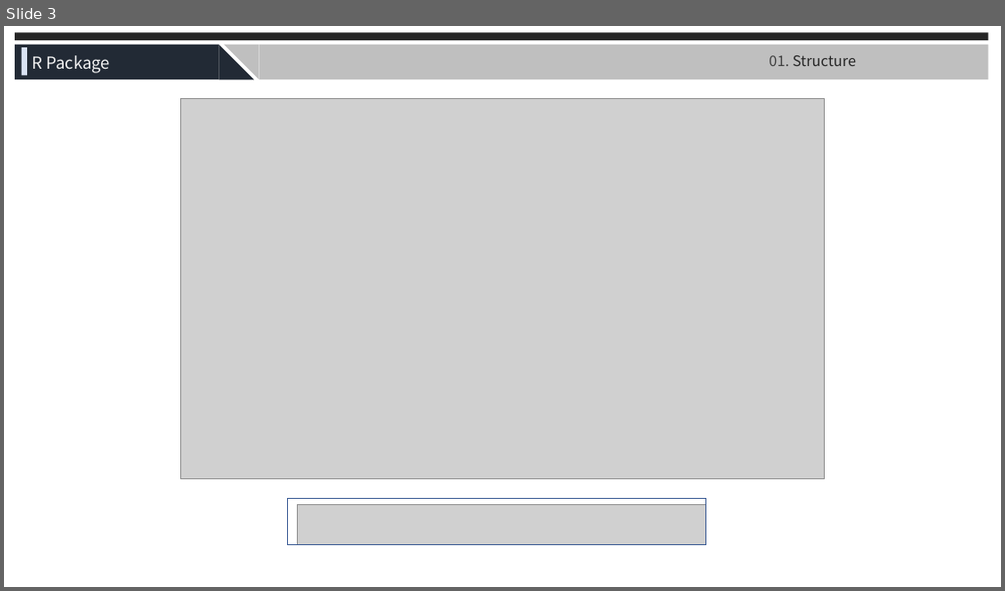
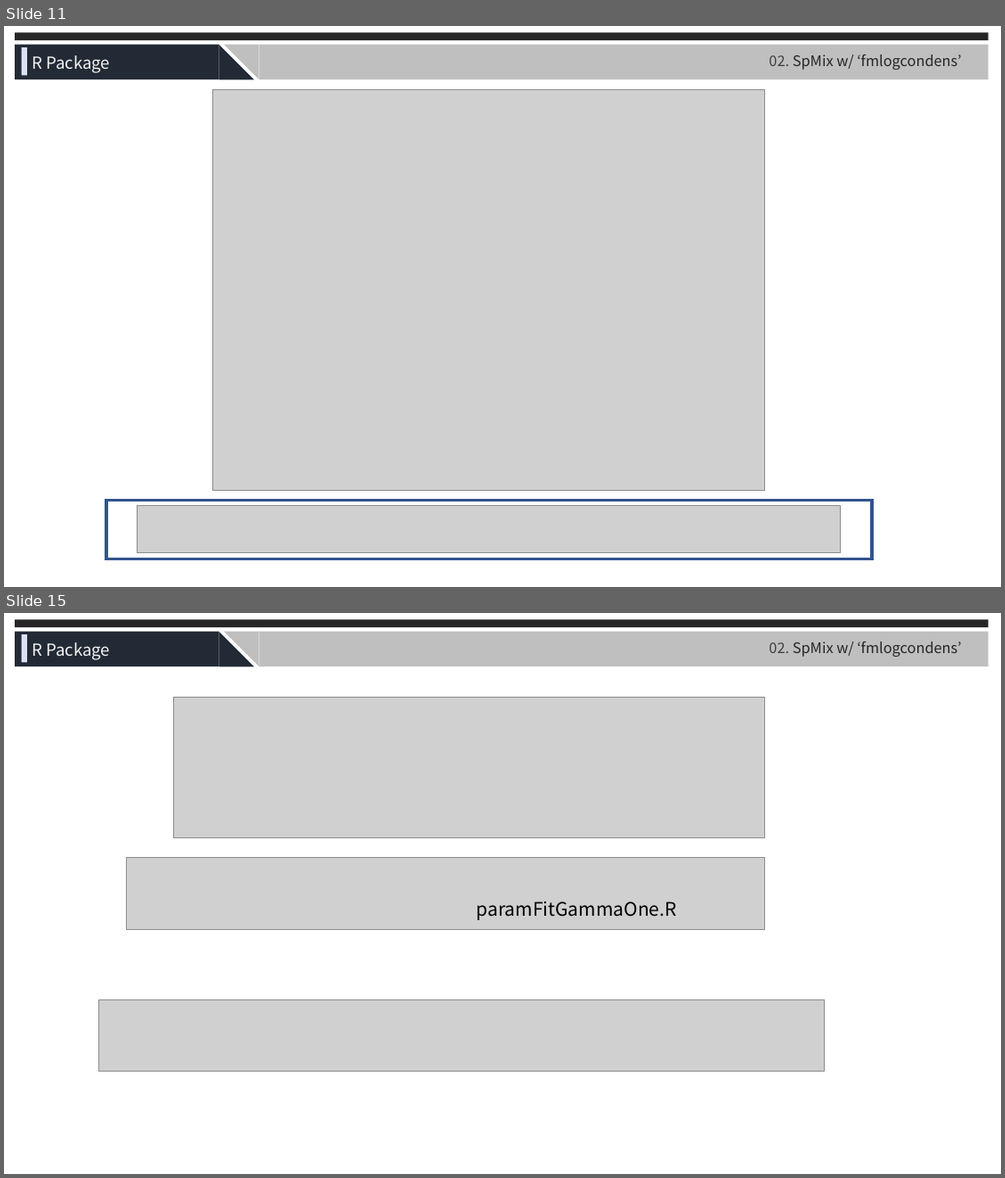
Before and after one commit to JaneeChoi/Semiparam_Mixture, a slide deck: Presentation Slides/0820_SpMix_fmlogcondens.pptx. Shown one above the other, each under a label of ours: slide 3 before the commit, slides 11 and 15 after it; the slides between them are not shown. The pictures are 1005x591 and 1005x1178 pixels, drawn with LibreOffice and Linux fonts; fonts in the diff are those of the drawing; grey boxes stand for pictures. Boxes give left, top, right and bottom in pixels: in the first picture for what was removed or moved away, otherwise in the second. Text is boxed around its words. In the diff, an @@ line names an element or a change of style, - is before the commit and + after.

```diff
--- a/Presentation Slides/0820_SpMix_fmlogcondens.pptx
+++ b/Presentation Slides/0820_SpMix_fmlogcondens.pptx
@@ slide 15 added at [4, 613, 1001, 1174], background #FFFFFF @@
@@ rectangle added at [15, 620, 988, 627], fill #262626 @@
@@ rectangle added at [15, 632, 218, 666], fill #222A35 @@
@@ rectangle added at [21, 634, 26, 662], fill #DAE3F3 @@
@@ right triangle added at [218, 632, 254, 666], fill #222A35 @@
@@ right triangle added at [224, 632, 259, 666], fill #BFBFBF @@
@@ rectangle added at [259, 632, 988, 666], fill #BFBFBF @@
@@ text added at [32, 642, 110, 660], 16 pt, text #F2F2F2 @@
+R Package
@@ text added at [769, 641, 961, 657], 14 pt, text #262626 @@
+02. SpMix w/ ‘fmlogcondens’
@@ picture added at [174, 698, 764, 837] @@
@@ picture added at [126, 857, 764, 929] @@
@@ text added at [477, 901, 677, 920], 18 pt, text #000000 @@
+paramFitGammaOne.R
@@ picture added at [99, 999, 824, 1071] @@
@@ what was slide 3 is now slide 11 @@
@@ slide 11 changed as well @@
@@ text at [769, 54, 961, 70]: text changed @@
-01. Structure
+02. SpMix w/ ‘fmlogcondens’
@@ picture: place and size @@
-picture at [181, 99, 825, 479]
+picture at [212, 89, 764, 490]
@@ rectangle: place and size @@
-rectangle at [287, 499, 705, 545]
+rectangle at [106, 500, 872, 559]
@@ rectangle at [106, 500, 872, 559]: outline #325491 1 pt to #325491 3 pt @@
@@ picture added at [138, 506, 840, 553] @@
@@ picture removed at [297, 504, 705, 544] @@
```
Also in this commit, not shown: 7 other slides changed, 5 other slides added, 9 slides removed, 3 other files.
